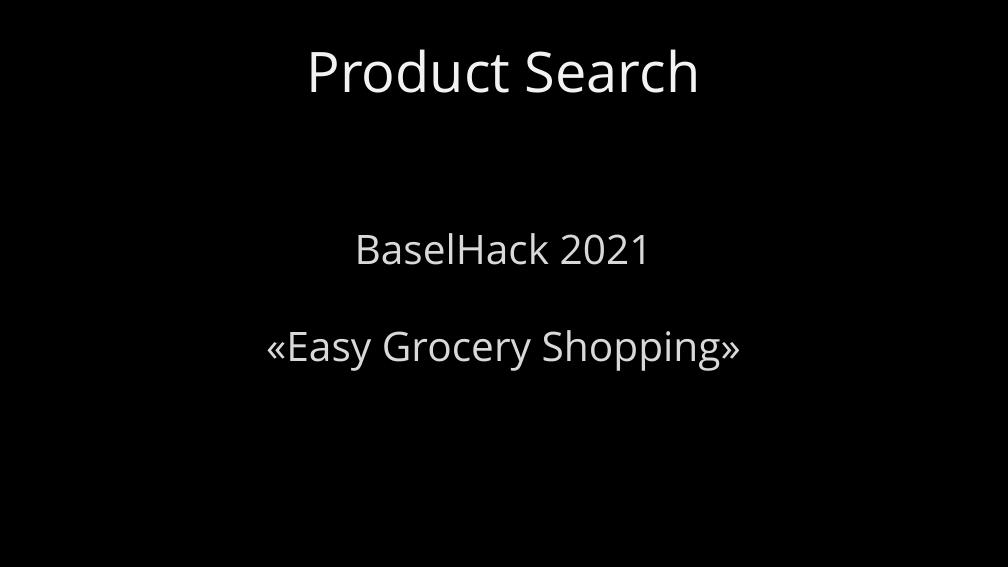
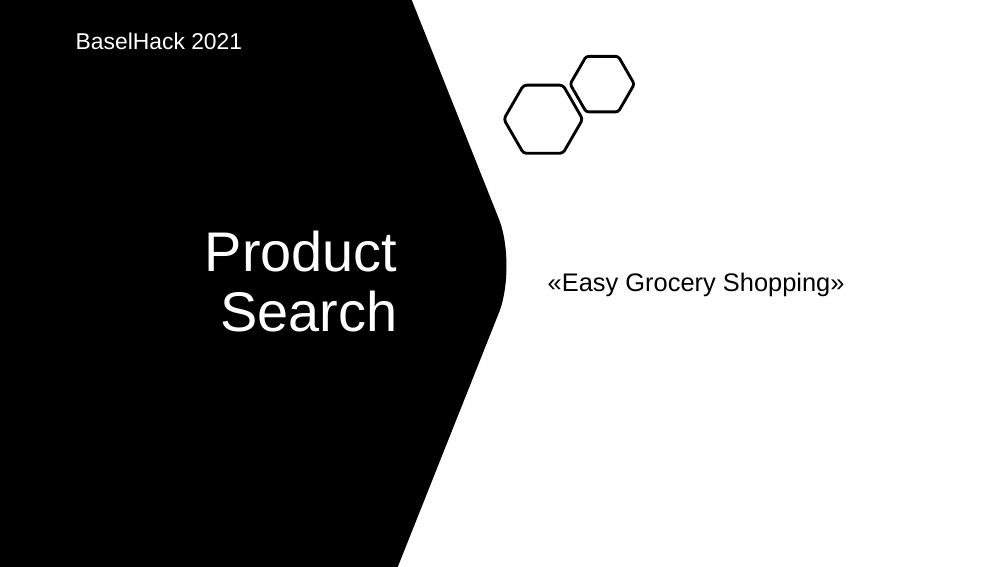
Before and after one commit to BaselHack/2021-team-5, a slide deck: slide 1 of presentation/presentation_v1.pptx. Drawn at 1008x567 pixels with LibreOffice and Linux fonts; fonts in the diff are those of the drawing. Boxes give left, top, right and bottom in pixels: in the first picture for what was removed or moved away, otherwise in the second. Text is boxed around its words. In the diff, an @@ line names an element or a change of style, - is before the commit and + after.

Commit message:
change presentation

```diff
--- a/presentation/presentation_v1.pptx
+++ b/presentation/presentation_v1.pptx
@@ background #000000 to #FFFFFF @@
@@ freeform shape added at box(0, 0, 507, 567), fill #000000 @@
@@ text added at box(76, 32, 242, 50), 18 pt, text #FFFFFF @@
+BaselHack 2021
@@ freeform shape added at box(571, 57, 634, 113), outline #000000 2.25 pt @@
@@ freeform shape added at box(505, 85, 583, 154), outline #000000 2.25 pt @@
@@ text "Product Search": place and size @@
-text "Product Search" at box(307, 49, 701, 93)
+text "Product Search" at box(205, 230, 397, 332)
@@ text "Product Search" at box(205, 230, 397, 332): font Open Sans to Arial, text colour #F2F2F2 to #FFFFFF; alignment centre to right; line spacing 1 to 0.9; more space between paragraphs @@
@@ text "«Easy Grocery Shopping»": place and size @@
-text "«Easy Grocery Shopping»" at box(266, 233, 741, 371)
+text "«Easy Grocery Shopping»" at box(548, 272, 845, 297)
@@ text "«Easy Grocery Shopping»" at box(548, 272, 845, 297): size 32 to 20 pt, font Open Sans to Arial, text colour #D9D9D9 to #000000; alignment centre to left; line spacing 1 to 0.9; more space between paragraphs @@
@@ text at box(355, 233, 653, 265): paragraph removed @@
-BaselHack 2021
```
Also in this commit, not shown: 2 other slides changed, 3 slides added, 3 slides removed.
